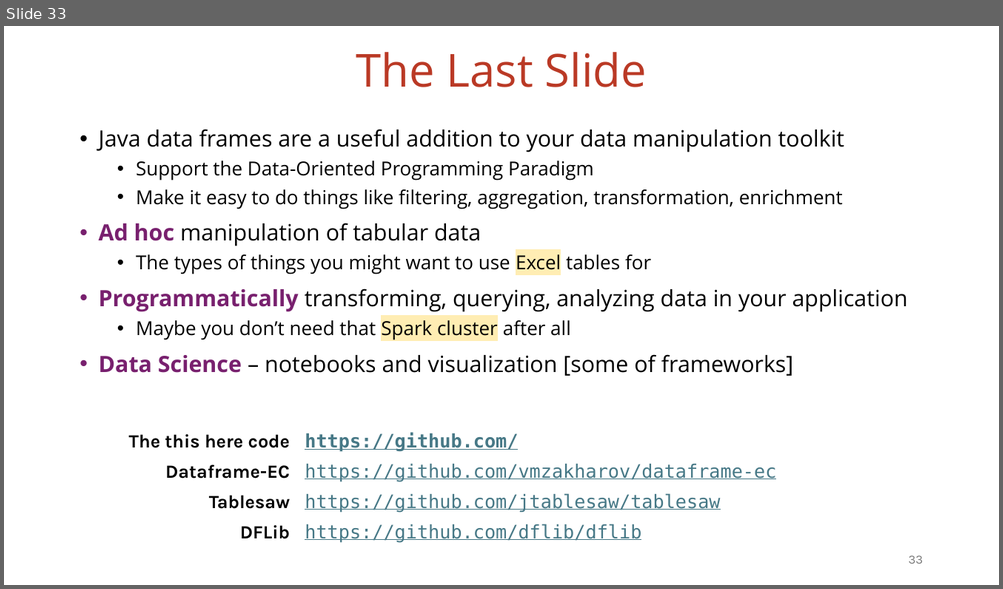
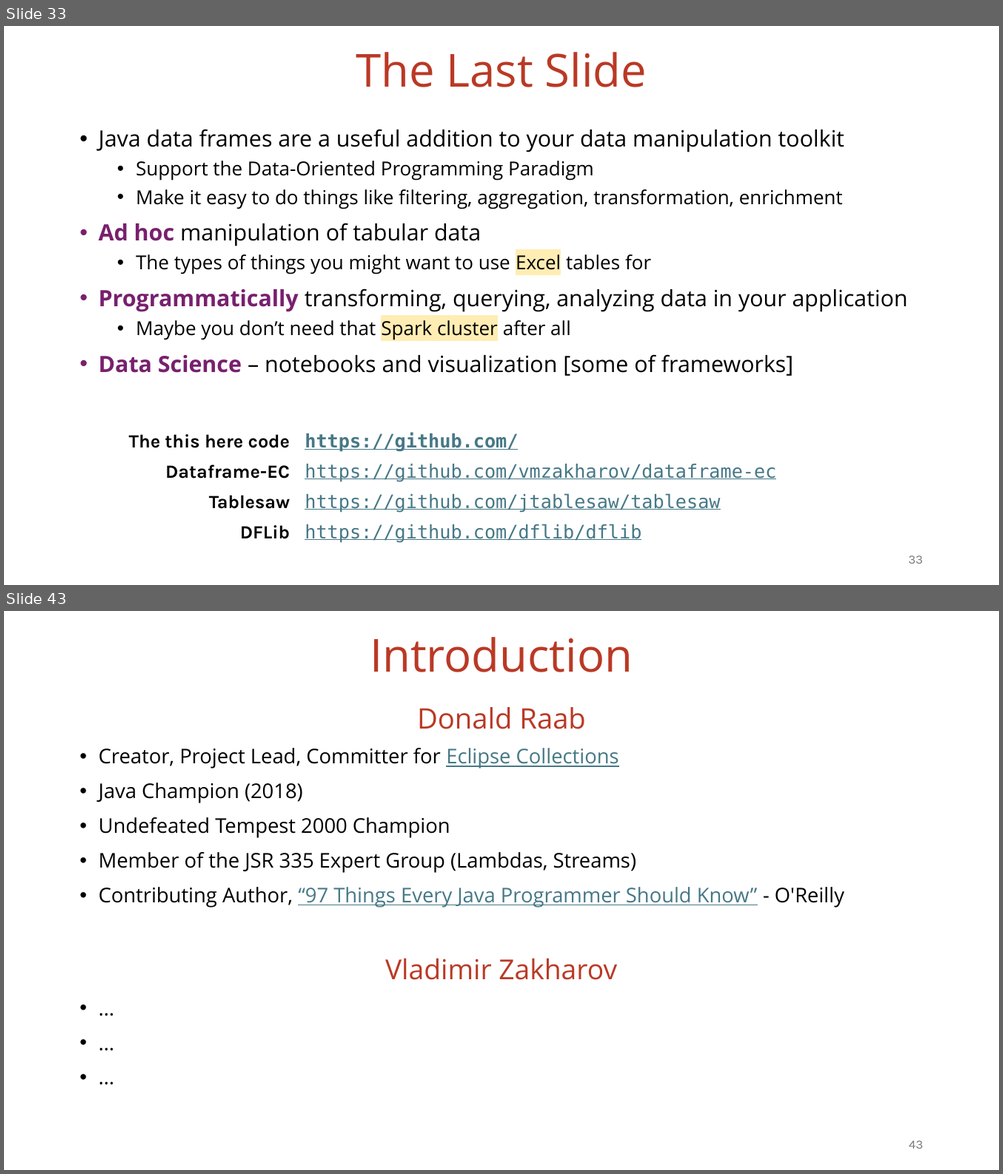
Before and after one commit to vmzakharov/missing-dataframe-talk, a slide deck: presentation/Missing_Dataframe_Short.pptx. Shown one above the other, each under a label of ours: slide 33 before the commit, slides 33 and 43 after it; the slides between them are not shown. The pictures are 1003x589 and 1003x1174 pixels, drawn with LibreOffice and Linux fonts; fonts in the diff are those of the drawing. Boxes give left, top, right and bottom in pixels: in the first picture for what was removed or moved away, otherwise in the second. Text is boxed around its words. In the diff, an @@ line names an element or a change of style, - is before the commit and + after.

```diff
--- a/presentation/Missing_Dataframe_Short.pptx
+++ b/presentation/Missing_Dataframe_Short.pptx
@@ slide 43 added at <box>4,611,999,1170</box>, background #FFFFFF @@
@@ title added at <box>370,637,632,672</box>, 44 pt, text #BA3925 @@
+Introduction
@@ text added at <box>99,707,844,980</box>, 19.6 pt, text #000000 @@
+Donald Raab
+• Creator, Project Lead, Committer for Eclipse Collections
+• Java Champion (2018)
+• Undefeated Tempest 2000 Champion
+• Member of the JSR 335 Expert Group (Lambdas, Streams)
+• Contributing Author, “97 Things Every Java Programmer Should Know” - O'Reilly
+Vladimir Zakharov
+• …
+• …
+• …
@@ page number added at <box>908,1141,922,1149</box>, 12 pt, text #797979 @@
+43
```
Also in this commit, not shown: 2 slides changed, 1 other file.
